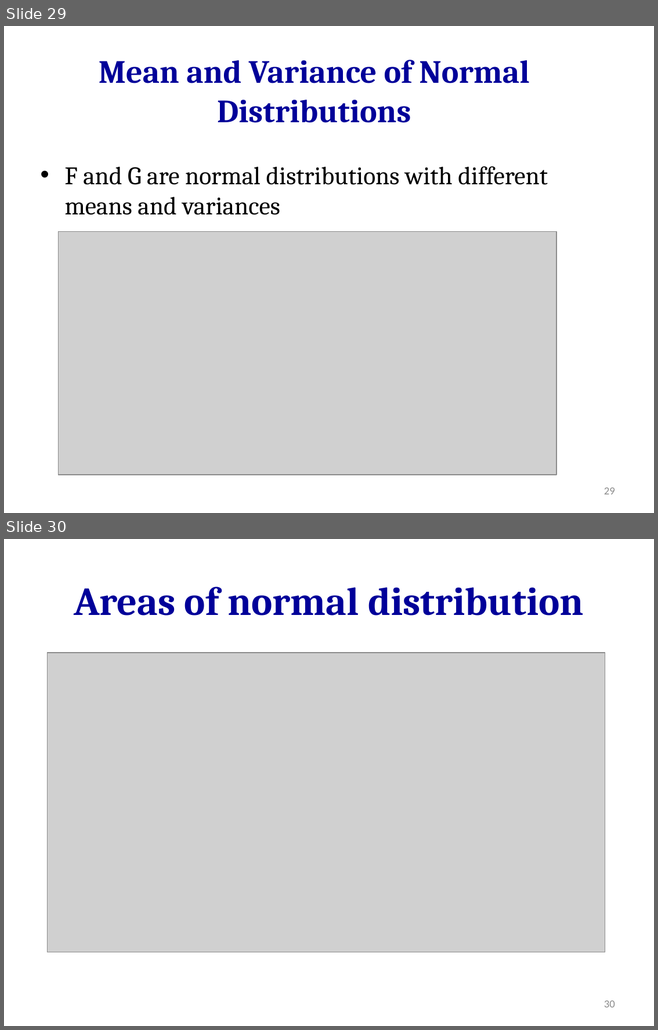
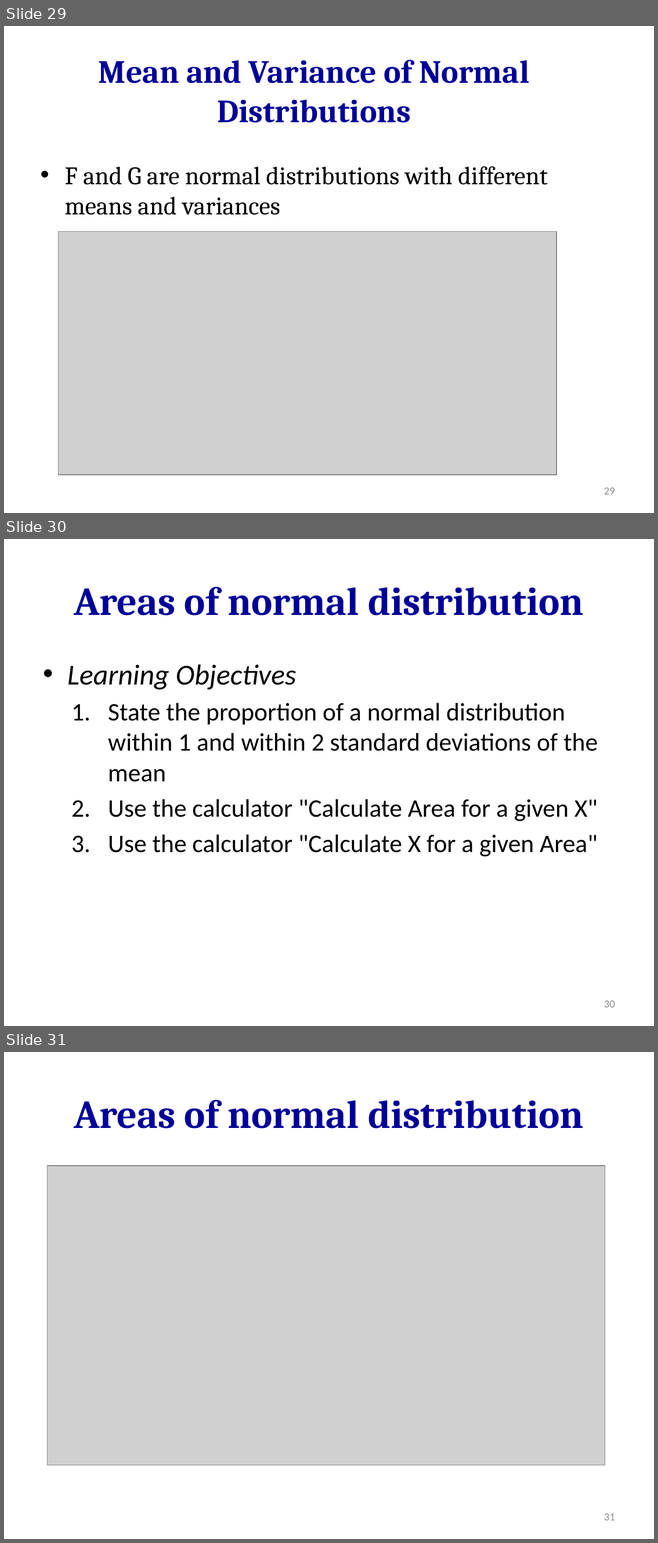
Before and after one commit to hejibo/Psychological-Statistics, a slide deck: Lecture 4 - Measure of Dispersion & Normal Curve/Lecture 4 - Measure of Dispersion & Normal Curve.pptx. Shown one above the other, each under a label of ours: slides 29 and 30 before the commit, slides 29, 30 and 31 after it. The pictures are 658x1030 and 658x1543 pixels, drawn with LibreOffice and Linux fonts; fonts in the diff are those of the drawing; grey boxes stand for pictures. Boxes give left, top, right and bottom in pixels: in the first picture for what was removed or moved away, otherwise in the second. Text is boxed around its words. In the diff, an @@ line names an element or a change of style, - is before the commit and + after.

```diff
--- a/Lecture 4 - Measure of Dispersion & Normal Curve/Lecture 4 - Measure of Dispersion & Normal Curve.pptx
+++ b/Lecture 4 - Measure of Dispersion & Normal Curve/Lecture 4 - Measure of Dispersion & Normal Curve.pptx
@@ slide 30 added at [4, 539, 654, 1026], background #FFFFFF @@
@@ title added at [74, 587, 583, 616], 44 pt, text #000099, bold @@
+Areas of normal distribution
@@ text added at [67, 664, 597, 857], 28 pt, text #000000 @@
+• Learning Objectives
+  1. State the proportion of a normal distribution within 1 and within 2 standard deviations of the mean
+  2. Use the calculator "Calculate Area for a given X"
+  3. Use the calculator "Calculate X for a given Area"
@@ page number added at [604, 1001, 615, 1008], 12 pt, text #8C8C8C @@
+30
@@ what was slide 30 is now slide 31 @@
@@ page number at [604, 1514, 615, 1521]: text changed @@
-30
+31
```
Also in this commit, not shown: 3 slides changed, 9 other slides added, 10 other files.
